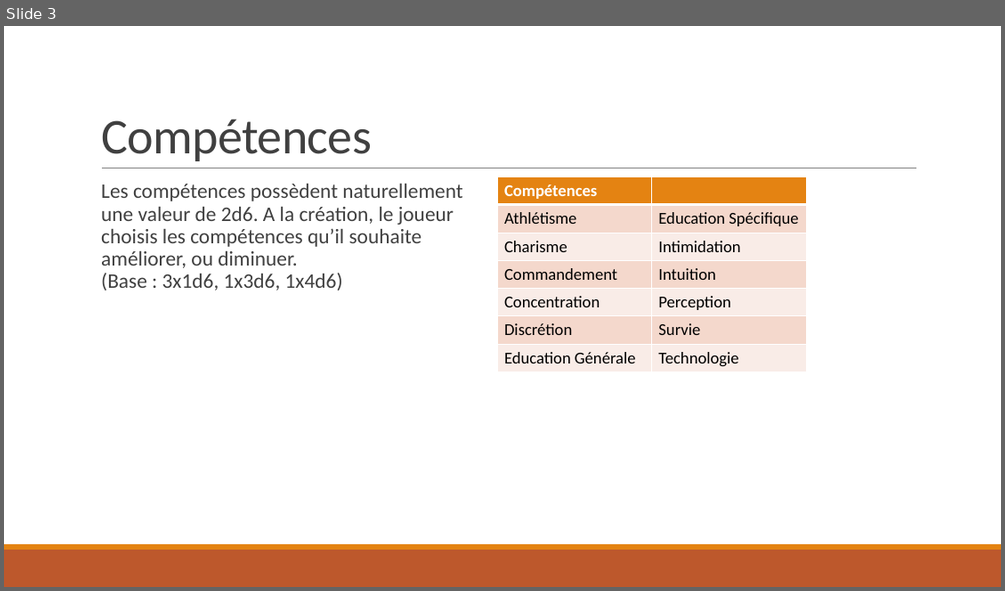
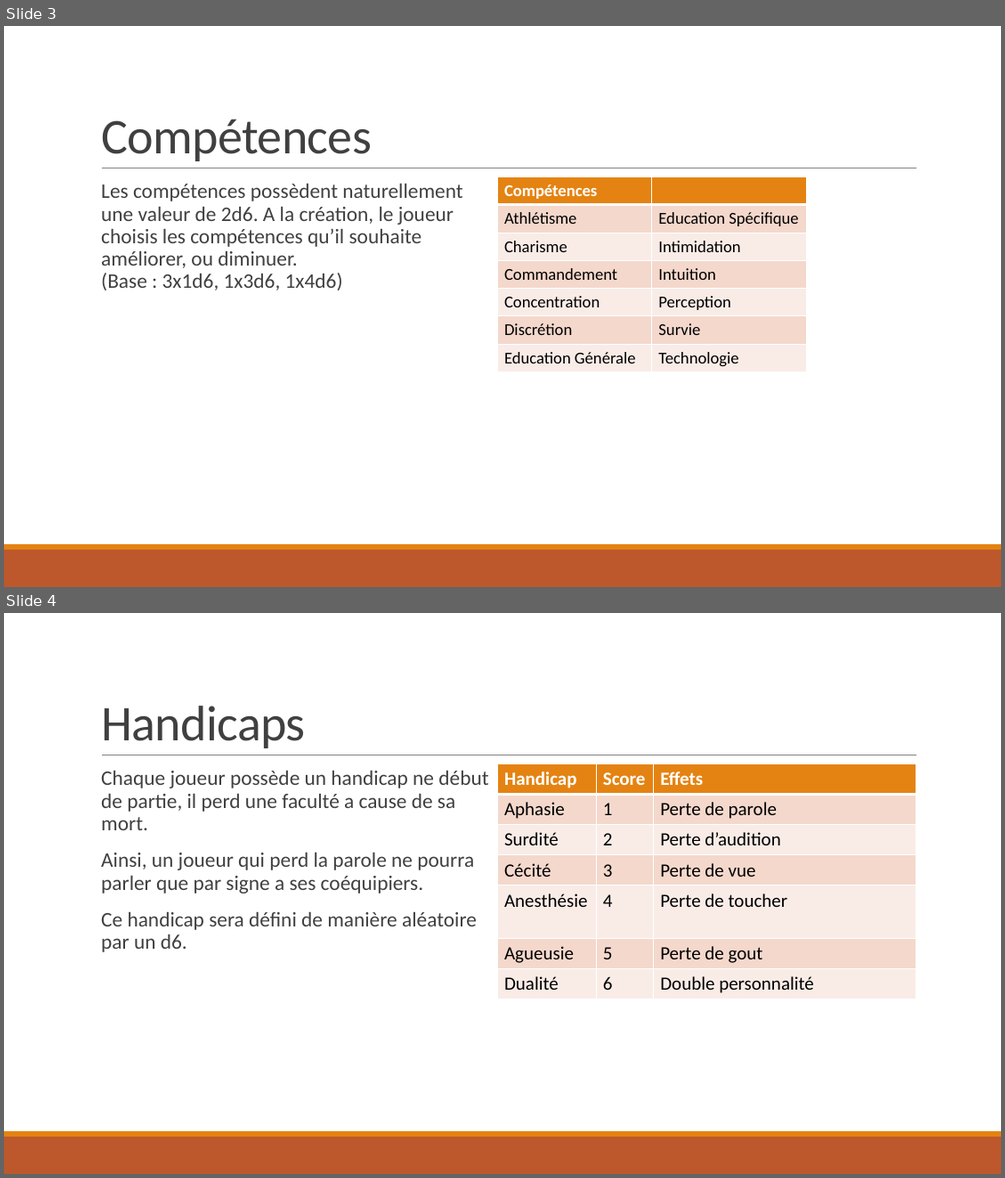
Before and after one commit to NCarrez/JdR-DeadSpells, a slide deck: 00 - Presentation.pptx. Shown one above the other, each under a label of ours: slide 3 before the commit, slides 3 and 4 after it. The pictures are 1005x591 and 1005x1178 pixels, drawn with LibreOffice and Linux fonts; fonts in the diff are those of the drawing. Boxes give left, top, right and bottom in pixels: in the first picture for what was removed or moved away, otherwise in the second. Text is boxed around its words. In the diff, an @@ line names an element or a change of style, - is before the commit and + after.

```diff
--- a/00 - Presentation.pptx
+++ b/00 - Presentation.pptx
@@ slide 4 added at bbox=[4, 613, 1001, 1174], background #FFFFFF; not listed: 3 template elements that a slide beside it also shows @@
@@ title added at bbox=[101, 706, 306, 748], 48 pt, text #404040 @@
+Handicaps
@@ text added at bbox=[101, 771, 488, 952], 20 pt, text #404040 @@
+  Chaque joueur possède un handicap ne début de partie, il perd une faculté a cause de sa mort.
+  Ainsi, un joueur qui perd la parole ne pourra parler que par signe a ses coéquipiers.
+  Ce handicap sera défini de manière aléatoire par un d6.
@@ table added at bbox=[498, 764, 916, 997], 7 rows, 3 columns @@
+Handicap | Score | Effets
+Aphasie | 1 | Perte de parole
+Surdité | 2 | Perte d’audition
+Cécité | 3 | Perte de vue
+Anesthésie | 4 | Perte de toucher
+Agueusie | 5 | Perte de gout
+Dualité | 6 | Double personnalité
```
Also in this commit, not shown: 10 slides changed, 1 other slide added, 1 other file.
